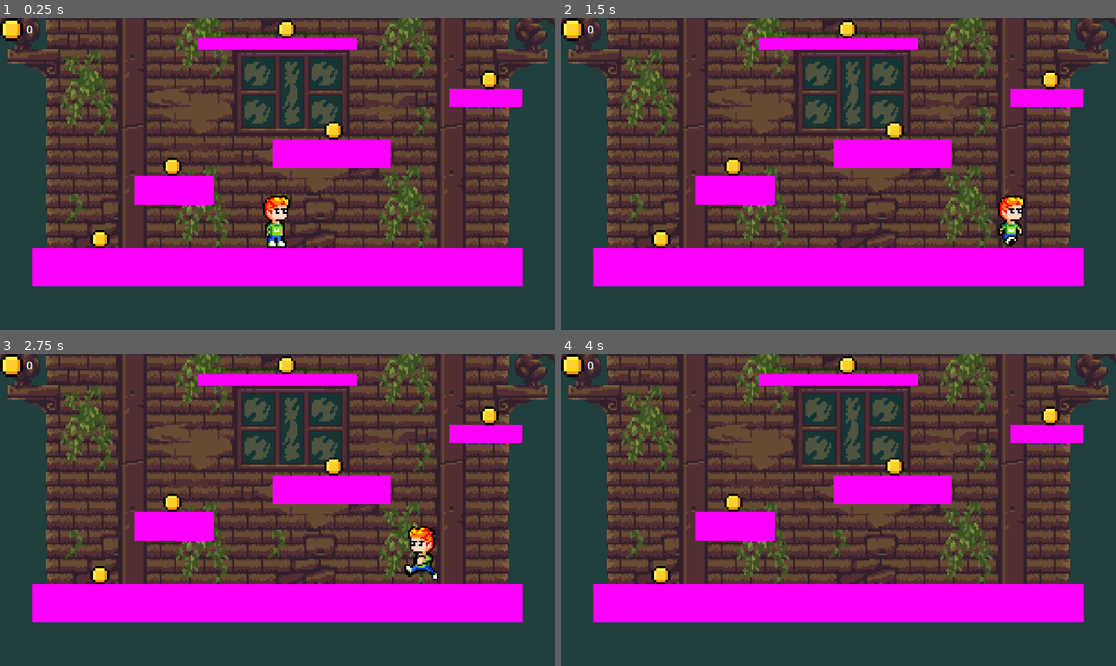
Above: before the commit, frames 1-4 (two rows, left to right).
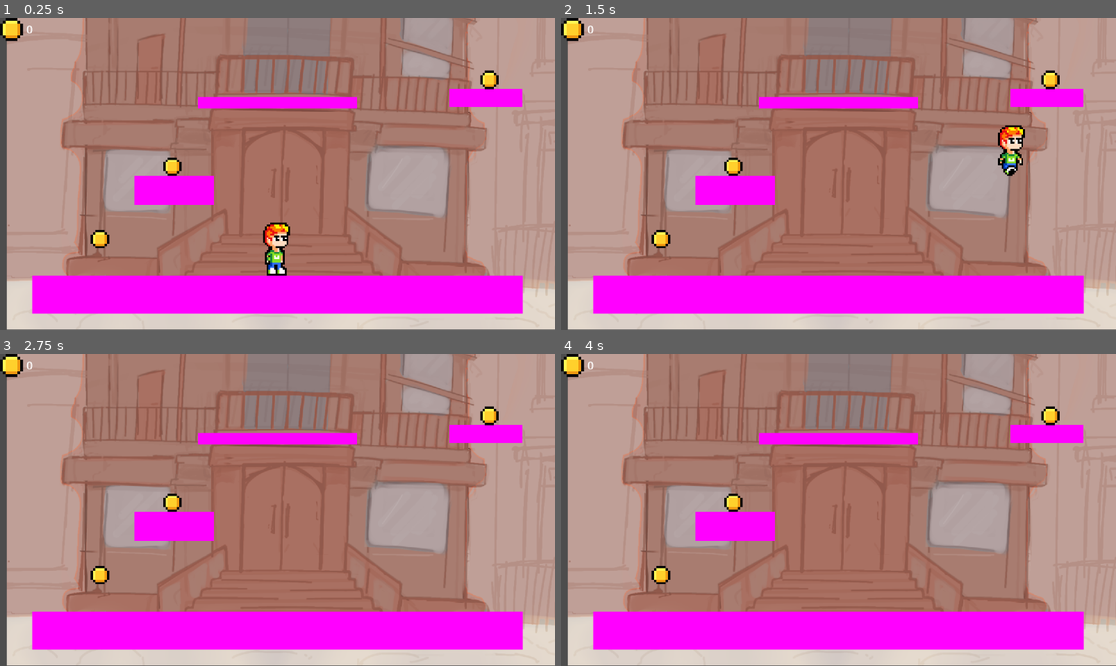
Above: after the commit, the same moments.

Repository: awowy/Cat-Game
Game: Godot game, scene res://scenes/main.tscn
Two runs of this game, one before a commit and one after it. Both use one fixed random seed, a clock stepped at 60 frames per second and the inputs below.
Inputs:
- Up to frame 1 (0.25 s): no input
- Up to frame 2 (1.5 s): hold D (Right) from 0.53 s (still down); tap W (Up) at 0.77 s
- Up to frame 3 (2.75 s): tap W (Up) at 1.52 s; release D (Right) at 2.03 s; hold A (Left) from 2.03 s (still down)
- Up to frame 4 (4 s): release A (Left) at 2.78 s; hold D (Right) from 2.78 s (still down); tap W (Up) at 3.02, 3.77 s

The runs differ from the first frame. In frame 1, 94% of the frame differs, in the area x 0-100%, y 0-100%; in frame 2, 94%; in frame 3, 94%; in frame 4, 94%.

Commit message:
import assets from visart

Diff:
--- a/cat-game/scenes/main.tscn
+++ b/cat-game/scenes/main.tscn
@@ -1,13 +1,13 @@
 [gd_scene load_steps=10 format=3 uid="uid://b1g2emsj6dnqc"]
 
+[ext_resource type="Texture2D" uid="uid://f8tm7w7wla03" path="res://assets/background/background_0.png" id="1_o6xl0"]
 [ext_resource type="PackedScene" uid="uid://m6vufvgd1ucs" path="res://scenes/player.tscn" id="1_sugp2"]
 [ext_resource type="PackedScene" uid="uid://coaf5p7klldq2" path="res://scenes/camera_2d.tscn" id="2_jyhfs"]
-[ext_resource type="PackedScene" uid="uid://c3uvb7k6lmetm" path="res://scenes/building_on_beginning_2d.tscn" id="2_tipki"]
 [ext_resource type="PackedScene" uid="uid://84y145u6urx2" path="res://scenes/placeholder_ground.tscn" id="3_tbgi4"]
-[ext_resource type="Texture2D" uid="uid://mqx5fysu7ua7" path="res://assets/Metroidvania Placeholder BG assets/Gothicvania/Background/NightTownParallax/night-town-background-sky.png" id="4_jyhfs"]
-[ext_resource type="Script" uid="uid://gbk0f8a8t7nt" path="res://scripts/camera_move_detector.gd" id="5_tbgi4"]
-[ext_resource type="PackedScene" uid="uid://cj5qto4fg2mwq" path="res://scenes/insects.tscn" id="6_tefeu"]
-[ext_resource type="PackedScene" uid="uid://bbykibi67y2wq" path="res://scenes/insects_ui.tscn" id="7_o6xl0"]
+[ext_resource type="Script" uid="uid://ylvle5wwvksp" path="res://scenes/camera.gd" id="4_tipki"]
+[ext_resource type="Script" path="res://scenes/camera_move_detector.gd" id="5_tbgi4"]
+[ext_resource type="PackedScene" path="res://scenes/insects.tscn" id="6_tefeu"]
+[ext_resource type="PackedScene" path="res://scenes/insects_ui.tscn" id="7_o6xl0"]
 
 [sub_resource type="SegmentShape2D" id="SegmentShape2D_tefeu"]
 a = Vector2(-132.5899, 0)
@@ -16,14 +16,9 @@
 [node name="Node2D" type="Node2D"]
 
 [node name="Background2D" type="Sprite2D" parent="."]
-position = Vector2(0.18660626, -135.64114)
-rotation = 3.1415927
-scale = Vector2(3.1933508, -1.6142354)
-texture = ExtResource("4_jyhfs")
-
-[node name="BuildingOnBeginning2D" parent="." instance=ExtResource("2_tipki")]
-position = Vector2(0, -86)
-scale = Vector2(0.99999994, 0.99999994)
+position = Vector2(4, -135)
+scale = Vector2(0.2, 0.2)
+texture = ExtResource("1_o6xl0")
 
 [node name="Player" parent="." instance=ExtResource("1_sugp2")]
 scale = Vector2(0.9950222, 1)
@@ -31,12 +26,10 @@
 [node name="Camera2D" parent="." instance=ExtResource("2_jyhfs")]
 position = Vector2(0, -41)
 zoom = Vector2(3.76, 3.76)
+script = ExtResource("4_tipki")
 
 [node name="PlaceholderGround" parent="." instance=ExtResource("3_tbgi4")]
-
-[node name="PlaceholderGround2" parent="." instance=ExtResource("3_tbgi4")]
-position = Vector2(30.000002, -60)
-scale = Vector2(0.24077399, 0.751028)
+position = Vector2(0, 15)
 
 [node name="PlaceholderGround3" parent="." instance=ExtResource("3_tbgi4")]
 position = Vector2(-57.000008, -40.000004)
@@ -47,7 +40,7 @@
 scale = Vector2(0.14811112, 0.4788743)
 
 [node name="PlaceholderGround5" parent="." instance=ExtResource("3_tbgi4")]
-position = Vector2(0, -116)
+position = Vector2(0, -83.515)
 scale = Vector2(0.32430828, 0.30798104)
 script = ExtResource("5_tbgi4")
 
@@ -68,16 +61,8 @@
 position = Vector2(-58.000004, -44.999996)
 scale = Vector2(0.12684757, 0.12684757)
 
-[node name="Insects3" parent="." instance=ExtResource("6_tefeu")]
-position = Vector2(30.999985, -65)
-scale = Vector2(0.12684757, 0.12684757)
-
 [node name="Insects4" parent="." instance=ExtResource("6_tefeu")]
 position = Vector2(116.999985, -92.99999)
-scale = Vector2(0.12684757, 0.12684757)
-
-[node name="Insects5" parent="." instance=ExtResource("6_tefeu")]
-position = Vector2(4.9999924, -120.99999)
 scale = Vector2(0.12684757, 0.12684757)
 
 [node name="CanvasLayer" type="CanvasLayer" parent="."]
@@ -85,4 +70,5 @@
 [node name="InsectsUI" parent="CanvasLayer" instance=ExtResource("7_o6xl0")]
 scale = Vector2(0.597657, 0.597657)
 
+[connection signal="body_entered" from="PlaceholderGround5/Area2D" to="Camera2D" method="trigger_camera"]
 [connection signal="body_entered" from="PlaceholderGround5/Area2D" to="PlaceholderGround5" method="_on_area_2d_body_entered"]
Binary file added: cat-game/assets/background/background_0.png
Not shown, added: cat-game/assets/background/background_0.png.import
Binary file added: cat-game/assets/background/background_1.png
Not shown, added: cat-game/assets/background/background_1.png.import
Binary file added: cat-game/assets/background/window.png
Not shown, added: cat-game/assets/background/window.png.import
Not shown, added: cat-game/export/placeholder_game.apple-touch-icon.png.import
Not shown, added: cat-game/export/placeholder_game.icon.png.import
Not shown, added: cat-game/export/placeholder_game.png.import
Not shown, added: cat-game/export_presets.cfg
Not shown, added: cat-game/export/placeholder_game.apple-touch-icon.png
Not shown, added: cat-game/export/placeholder_game.audio.position.worklet.js
(and 7 more such lines)
